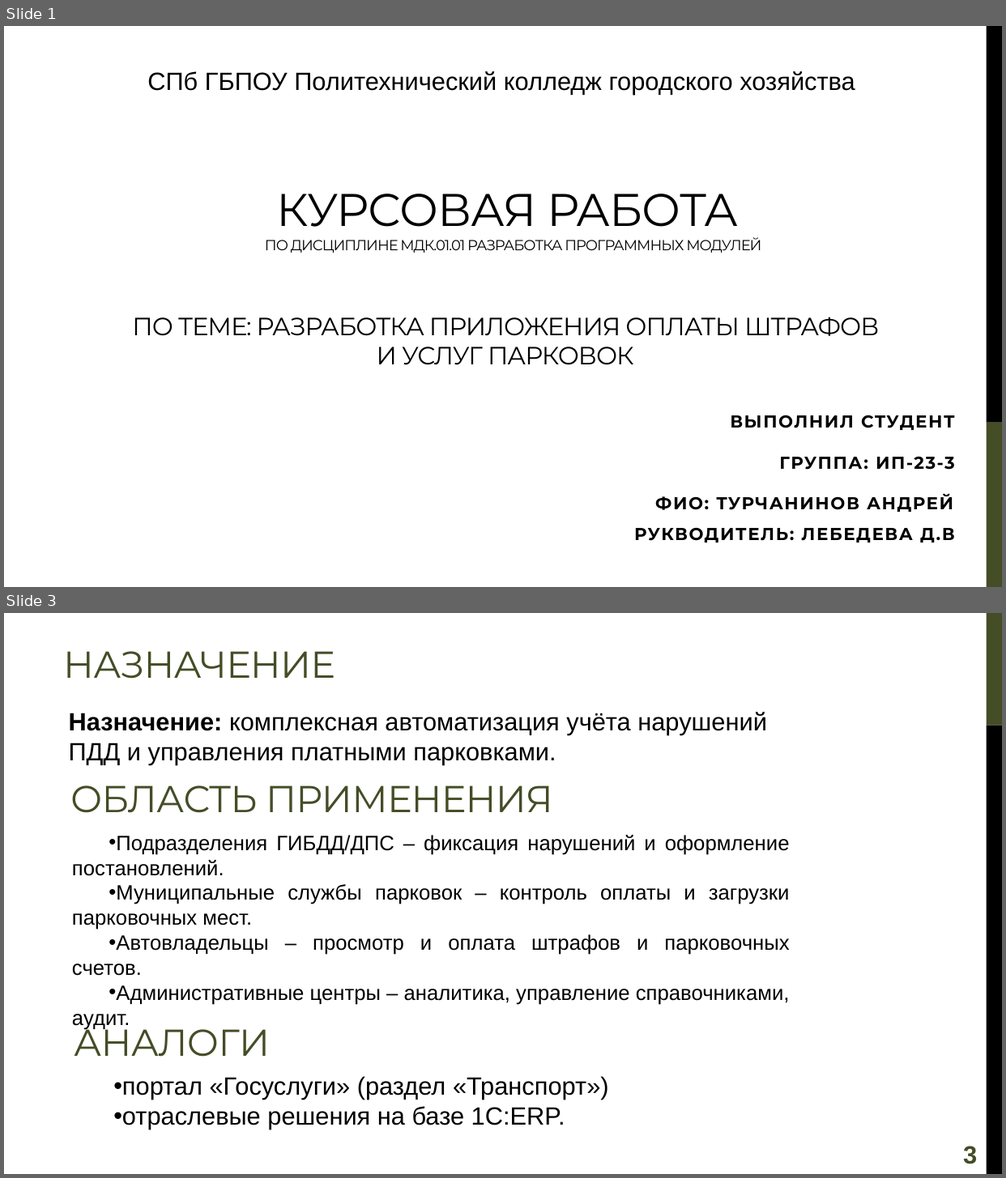
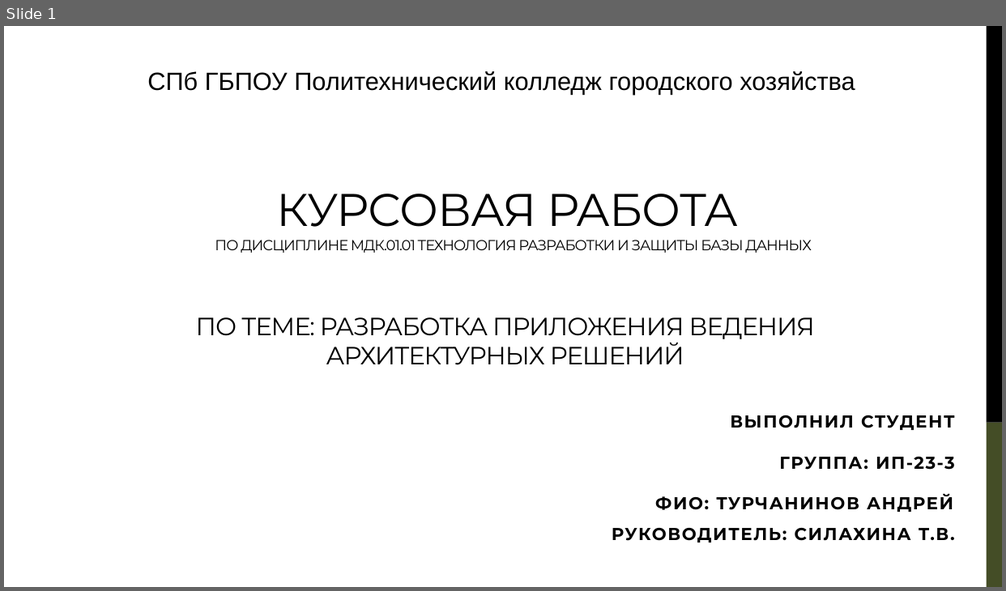
Before and after one commit to CasCadeVR/CADR, a slide deck: docs/КурсоваяРабота_Презентация_Турчанинов.pptx. Shown one above the other, each under a label of ours: slides 1 and 3 before the commit, slide 1 after it; the slides between them are not shown. The pictures are 1006x1178 and 1006x591 pixels, drawn with LibreOffice and Linux fonts; fonts in the diff are those of the drawing. Boxes give left, top, right and bottom in pixels: in the first picture for what was removed or moved away, otherwise in the second. Text is boxed around its words. In the diff, an @@ line names an element or a change of style, - is before the commit and + after.

```diff
--- a/docs/КурсоваяРабота_Презентация_Турчанинов.pptx
+++ b/docs/КурсоваяРабота_Презентация_Турчанинов.pptx
@@ slide 3 removed at box(4, 613, 1002, 1174), background #FFFFFF @@
@@ rectangle removed at box(987, 613, 1002, 726) @@
@@ title removed at box(63, 651, 335, 679) @@
-НАЗНАЧЕНИЕ
@@ text removed at box(69, 712, 767, 765) @@
-Назначение: комплексная автоматизация учёта нарушений ПДД и управления платными парковками.
@@ rectangle removed at box(987, 726, 1002, 1174) @@
@@ text removed at box(70, 786, 553, 813) @@
-ОБЛАСТЬ ПРИМЕНЕНИЯ
@@ text removed at box(72, 835, 790, 1005) @@
-  • Подразделения ГИБДД/ДПС – фиксация нарушений и оформление постановлений.
-  • Муниципальные службы парковок – контроль оплаты и загрузки парковочных мест.
-  • Автовладельцы – просмотр и оплата штрафов и парковочных счетов.
-  • Административные центры – аналитика, управление справочниками, аудит.
@@ text removed at box(74, 1020, 270, 1057) @@
-АНАЛОГИ
@@ text removed at box(113, 1076, 609, 1130) @@
-• портал «Госуслуги» (раздел «Транспорт»)
-• отраслевые решения на базе 1С:ERP.
@@ page number removed at box(963, 1146, 977, 1165) @@
-3
@@ slide 1 changed as well @@
@@ title at box(215, 194, 811, 253): text changed @@
-КУРСОВАЯ РАБОТА
-ПО ДИСЦИПЛИНЕ МДК.01.01 РАЗРАБОТКА ПРОГРАММНЫХ МОДУЛЕЙ
+КУРСОВАЯ РАБОТА
+ПО ДИСЦИПЛИНЕ МДК.01.01 ТЕХНОЛОГИЯ РАЗРАБОТКИ И ЗАЩИТЫ БАЗЫ ДАННЫХ
@@ text at box(196, 318, 815, 365): text changed @@
-ПО ТЕМЕ: РАЗРАБОТКА ПРИЛОЖЕНИЯ ОПЛАТЫ ШТРАФОВ И УСЛУГ ПАРКОВОК
+ПО ТЕМЕ: РАЗРАБОТКА ПРИЛОЖЕНИЯ ВЕДЕНИЯ
+АРХИТЕКТУРНЫХ РЕШЕНИЙ
@@ subtitle at box(612, 494, 955, 543): text changed @@
-ФИО: ТУРЧАНИНОВ АНДРЕЙ
-РУКВОДИТЕЛЬ: ЛЕБЕДЕВА Д.В
+ФИО: ТУРЧАНИНОВ АНДРЕЙ
+РУКОВОДИТЕЛЬ: СИЛАХИНА Т.В.
```
Also in this commit, not shown: 3 other slides changed, 8 slides added, 11 other slides removed, 3 other files.
